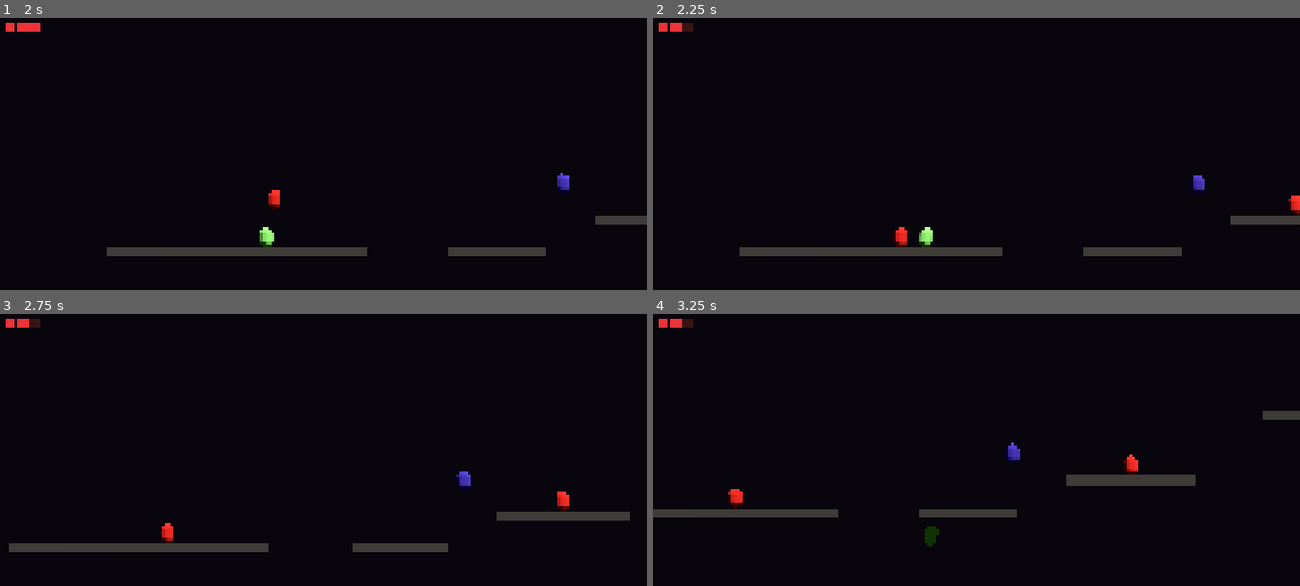
Above: before the commit, frames 1-4 (two rows, left to right).
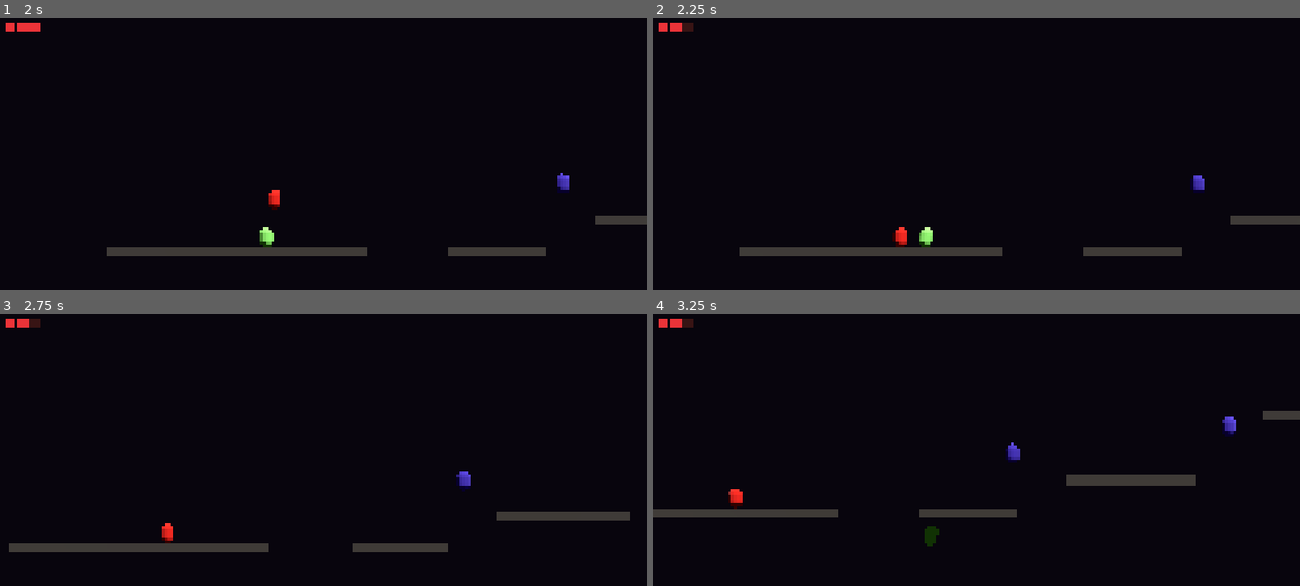
Above: after the commit, the same moments.

Repository: Cuylerleon96/echoes-of-the-great-root
Game: Godot game, scene res://levels/level_01.tscn
The game is run twice, just before and just after one commit, with the same random seed, the same clock (stepped at 60 frames per second) and the same inputs. This scene is started directly instead of the project's main scene.
Inputs:
- Up to frame 1 (2 s): hold D (move_right) 0.53-1.28 s; hold X (dash) 0.53-1.28 s; tap Space (jump) at 0.77, 1.52 s; hold S (move_down) from 1.28 s (still down); tap E (stun) at 1.35 s
- Up to frame 2 (2.25 s): release S (move_down) at 2.03 s; hold D (move_right) from 2.03 s (still down); hold X (dash) from 2.03 s (still down)
- Up to frame 3 (2.75 s): keep holding D (move_right); keep holding X (dash)
- Up to frame 4 (3.25 s): keep holding D (move_right); release X (dash) at 2.78 s; tap E (stun) at 2.85 s; tap Space (jump) at 3.02 s

Frame 1 is identical in both runs. In frame 2, 0.1% of the frame differs, in the area x 98-100%, y 65-73%; in frame 3, 0.1%; in frame 4, 0.3%, in the area x 72-91%, y 37-60%.

Commit message:
Trim Level 01 enemies for pacifist feel
Reduce from 10 to 6 enemies (4 Pouncers cut to 2).
Pouncers are unkillable so fewer = less frustration.
Flyers repositioned over voids for satisfying stun-kills:
  Flyer1: Platform1→2 gap (early, no abilities needed)
  Flyer2: Platform2→3 gap (before double-jump section)
  Flyer3: DashLanding→FinalApproach gap (post-stun unlock)
  Flyer4: FinalApproach→FinalPlatform gap
Pouncer1 stays on spawn floor as intro threat.
Pouncer2 moves to DashLedge — player just got dash, teaches dash-escape.

Co-Authored-By: Claude Sonnet 4.6 <noreply@anthropic.com>

Diff:
--- a/levels/level_01.tscn
+++ b/levels/level_01.tscn
@@ -289,29 +289,17 @@
 [node name="Flyer1" parent="Enemies" instance=ExtResource("5")]
 transform = Transform3D(1, 0, 0, 0, 1, 0, 0, 0, 1, 13, 2.0, 0)
 
+[node name="Flyer2" parent="Enemies" instance=ExtResource("5")]
+transform = Transform3D(1, 0, 0, 0, 1, 0, 0, 0, 1, 19, 2.5, 0)
+
 [node name="Pouncer2" parent="Enemies" instance=ExtResource("4")]
-transform = Transform3D(1, 0, 0, 0, 1, 0, 0, 0, 1, 16, 1.3, 0)
-
-[node name="Pouncer3" parent="Enemies" instance=ExtResource("4")]
-transform = Transform3D(1, 0, 0, 0, 1, 0, 0, 0, 1, 21.5, 3.3, 0)
-
-[node name="Flyer2" parent="Enemies" instance=ExtResource("5")]
-transform = Transform3D(1, 0, 0, 0, 1, 0, 0, 0, 1, 25, 3.8, 0)
-
-[node name="Pouncer4" parent="Enemies" instance=ExtResource("4")]
-transform = Transform3D(1, 0, 0, 0, 1, 0, 0, 0, 1, 42, 5.3, 0)
+transform = Transform3D(1, 0, 0, 0, 1, 0, 0, 0, 1, 31, 5.3, 0)
 
 [node name="Flyer3" parent="Enemies" instance=ExtResource("5")]
-transform = Transform3D(1, 0, 0, 0, 1, 0, 0, 0, 1, 42, 7.0, 0)
-
-[node name="Pouncer5" parent="Enemies" instance=ExtResource("4")]
-transform = Transform3D(1, 0, 0, 0, 1, 0, 0, 0, 1, 47.5, 4.3, 0)
+transform = Transform3D(1, 0, 0, 0, 1, 0, 0, 0, 1, 45, 6.0, 0)
 
 [node name="Flyer4" parent="Enemies" instance=ExtResource("5")]
-transform = Transform3D(1, 0, 0, 0, 1, 0, 0, 0, 1, 51, 6.5, 0)
-
-[node name="Pouncer6" parent="Enemies" instance=ExtResource("4")]
-transform = Transform3D(1, 0, 0, 0, 1, 0, 0, 0, 1, 53.5, 3.3, 0)
+transform = Transform3D(1, 0, 0, 0, 1, 0, 0, 0, 1, 49.75, 5.5, 0)
 
 [node name="Pickups" type="Node3D" parent="."]
 
